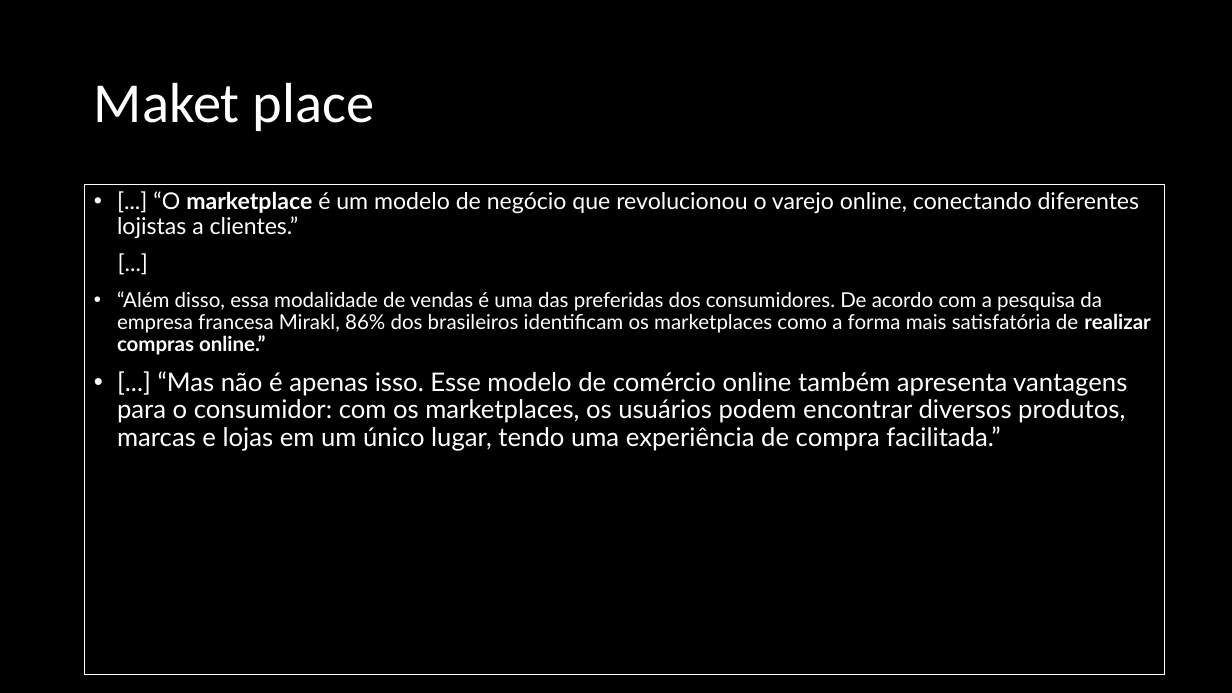
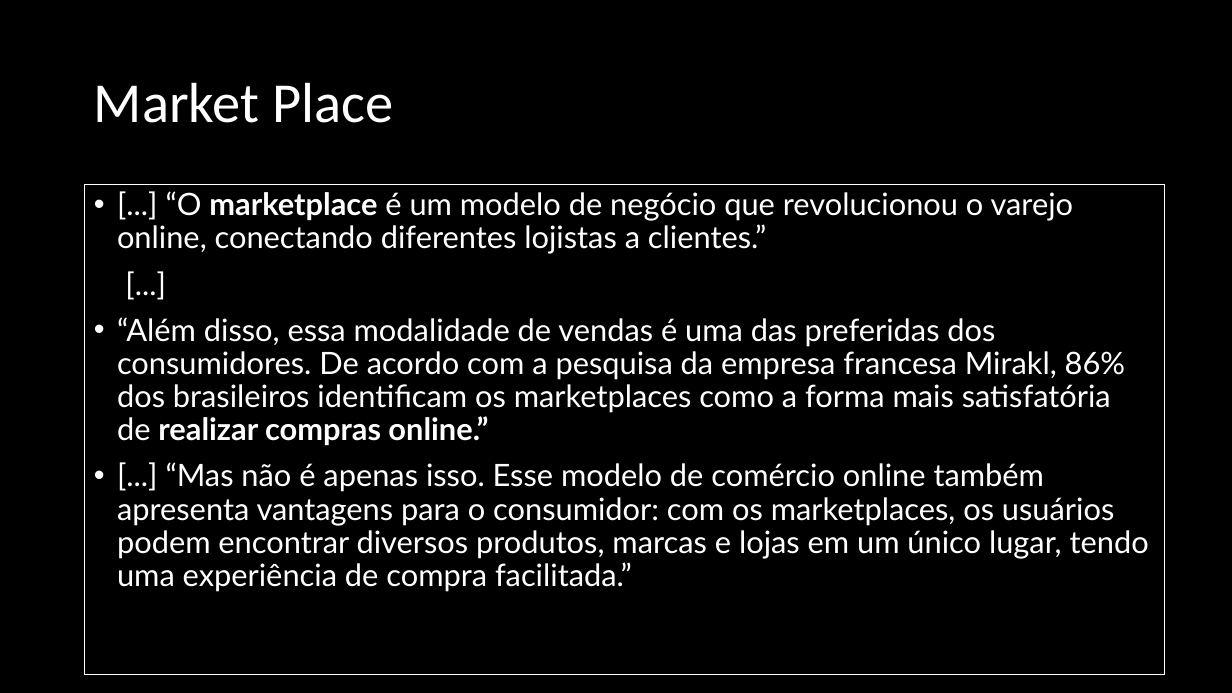
Before and after one commit to DANIELKENTARO/3-ano-analise, a slide deck: slide 2 of Pré-Projeto.pptx. Drawn at 1232x693 pixels with LibreOffice and Linux fonts; fonts in the diff are those of the drawing. Boxes give left, top, right and bottom in pixels: in the first picture for what was removed or moved away, otherwise in the second. Text is boxed around its words. In the diff, an @@ line names an element or a change of style, - is before the commit and + after.

```diff
--- a/Pré-Projeto.pptx
+++ b/Pré-Projeto.pptx
@@ title at box(94, 82, 393, 123): text changed @@
-Maket place
+Market Place
@@ text "[...] “O marketplace é um ..." at box(85, 185, 1165, 675): size 18 to 24 pt in "[...] “O marketplace é um modelo de ...", "[...]"; size 16 to 24 pt in "“Além disso, essa modalidade de vendas é ..."; size 20 to 24 pt in "[...] “Mas não é apenas isso. Esse ..." @@
```
Also in this commit, not shown: 1 other slide changed, 1 slide added.
